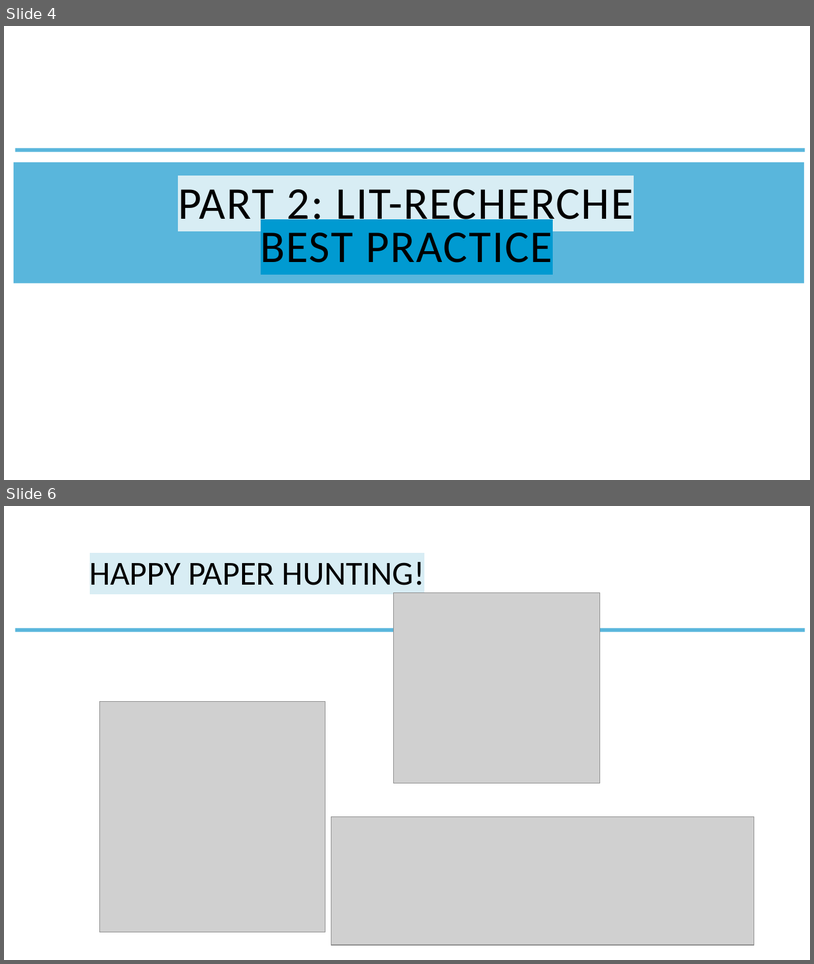
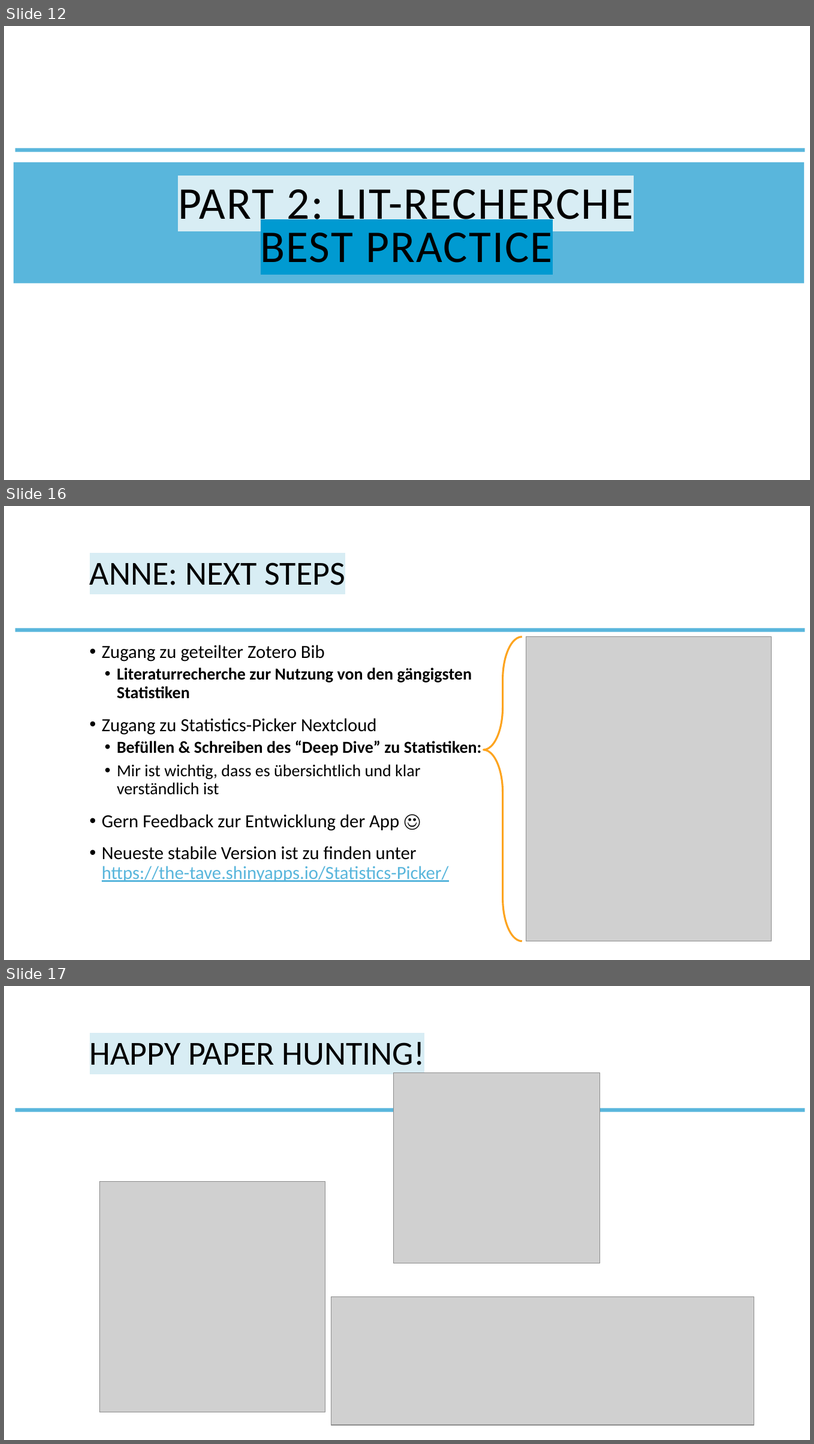
Before and after one commit to the-tave/stats-picker, a slide deck: How_to_Zotero.pptx. Shown one above the other, each under a label of ours: slides 4 and 6 before the commit, slides 12, 16 and 17 after it; the slides between them are not shown. The pictures are 814x964 and 814x1444 pixels, drawn with LibreOffice and Linux fonts; fonts in the diff are those of the drawing; grey boxes stand for pictures; background and template pictures are left out. Boxes give left, top, right and bottom in pixels: in the first picture for what was removed or moved away, otherwise in the second. Text is boxed around its words. In the diff, an @@ line names an element or a change of style, - is before the commit and + after.

Commit message:
added new deep dive from Anne - to be edited

```diff
--- a/How_to_Zotero.pptx
+++ b/How_to_Zotero.pptx
@@ slide 16 added at [4,506,810,960], background #FFFFFF; not listed: 1 template element that a slide beside it also shows @@
@@ title added at [90,562,346,585], 40 pt, text #000000 @@
+ANNE: NEXT STEPS
@@ text added at [102,645,482,882], 22 pt, text #000000 @@
+• Zugang zu geteilter Zotero Bib
+  • Literaturrecherche zur Nutzung von den gängigsten Statistiken
+• Zugang zu Statistics-Picker Nextcloud
+  • Befüllen & Schreiben des “Deep Dive” zu Statistiken:
+  • Mir ist wichtig, dass es übersichtlich und klar verständlich ist
+• Gern Feedback zur Entwicklung der App ☺
+• Neueste stabile Version ist zu finden unter https://the-tave.shinyapps.io/Statistics-Picker/
@@ left brace added at [484,637,522,941], outline #FDA41F 2.25 pt @@
@@ picture added at [527,637,771,941] @@
@@ what was slide 4 is now slide 12 @@
@@ what was slide 6 is now slide 17 @@
```
Also in this commit, not shown: 11 other slides added, 1 slide removed, 15 other files.
